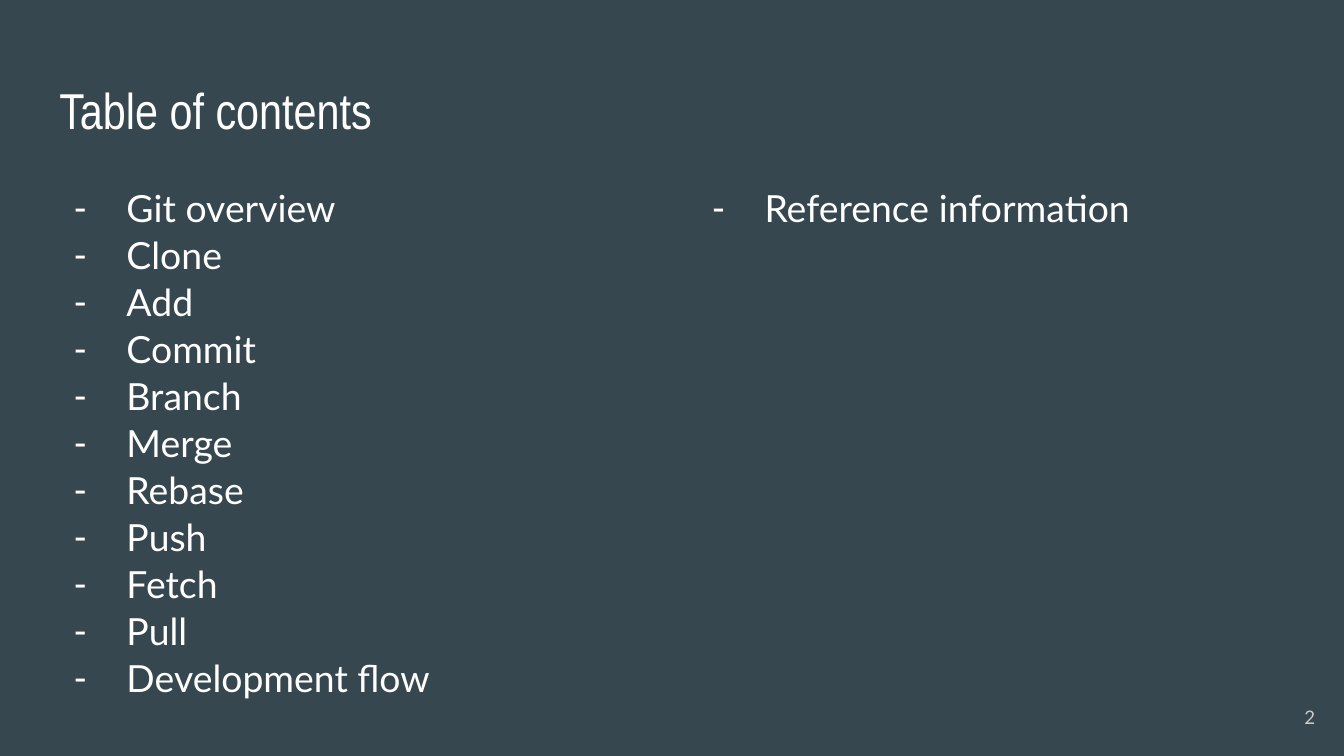
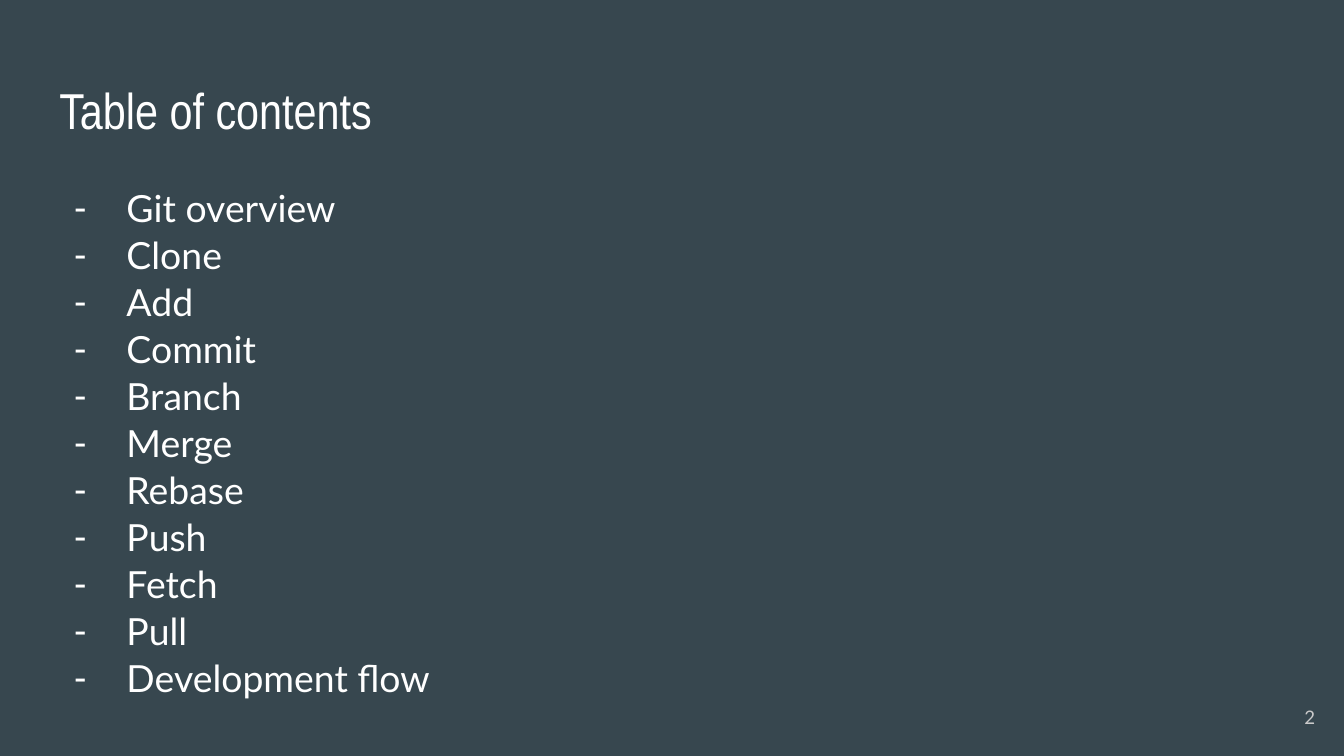
Before and after one commit to acchi17/StudyGit, a slide deck: slide 2 of GitStudySession.pptx. Drawn at 1344x756 pixels with LibreOffice and Linux fonts; fonts in the diff are those of the drawing. Boxes give left, top, right and bottom in pixels: in the first picture for what was removed or moved away, otherwise in the second. Text is boxed around its words. In the diff, an @@ line names an element or a change of style, - is before the commit and + after.

```diff
--- a/GitStudySession.pptx
+++ b/GitStudySession.pptx
@@ text removed at (765,194,1130,223) @@
-– Reference information
```
Also in this commit, not shown: 2 other slides changed, 10 slides added.
